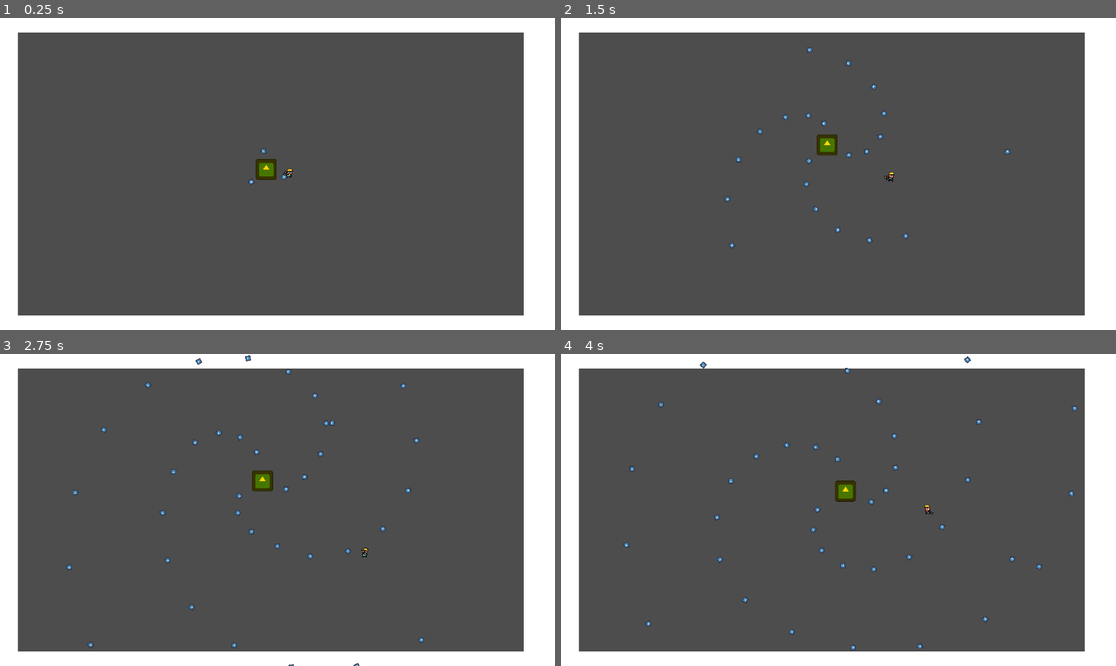
Above: before the commit, frames 1-4 (two rows, left to right).
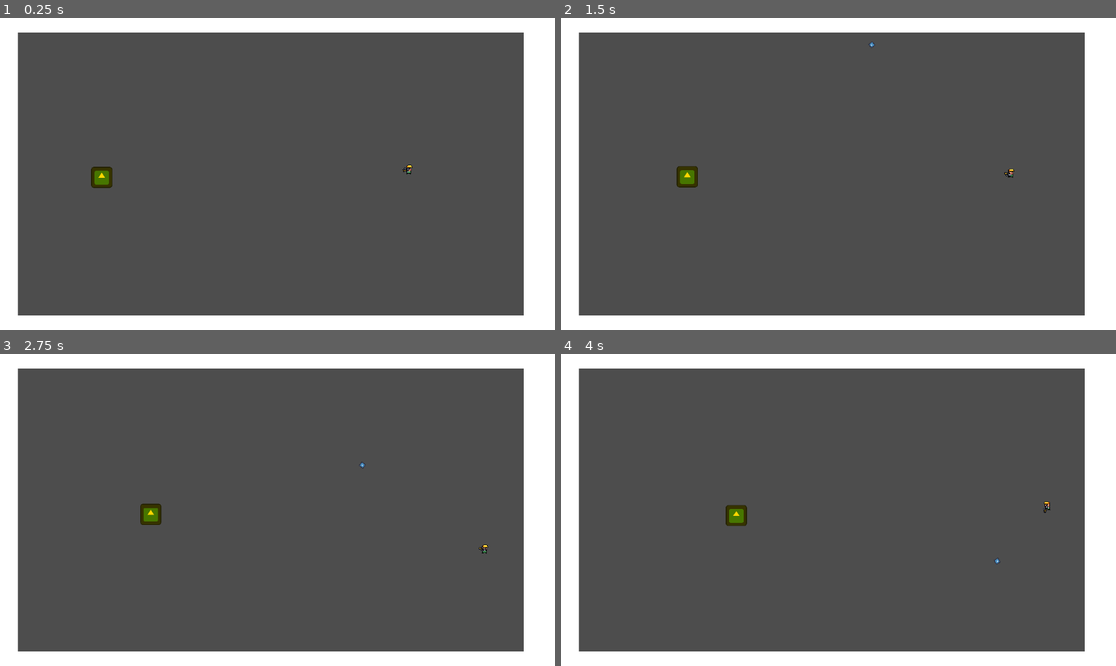
Above: after the commit, the same moments.

Repository: Starlight00-L/Bullet-Hell-Jam-Consequences
Game: Godot game, scene res://src/test_scene.tscn
Two runs of this game, one before a commit and one after it. Both use one fixed random seed, a clock stepped at 60 frames per second and the inputs below. The engine's default icon, where the game draws it, is replaced by a stand-in: a white triangle on a blue panel in a dark square.
Inputs (mouse positions are in pixels of both pictures, inside the frame that each line leads up to):
- Up to frame 1 (0.25 s): no input
- Up to frame 2 (1.5 s): move the mouse to (960, 158) at 0.52 s; press the mouse at (960, 158) at 0.53 s; hold D (Right) 0.53-1.28 s; move the mouse to (727, 189) at 1.27 s; release the mouse at (727, 189) at 1.28 s; hold S (Down) from 1.28 s (still down); click (727, 189) at 1.35 s
- Up to frame 3 (2.75 s): move the mouse to (333, 441) at 2.02 s; release S (Down) at 2.03 s; press the mouse at (333, 441) at 2.03 s; hold D (Right) from 2.03 s (still down)
- Up to frame 4 (4 s): move the mouse to (810, 572) at 2.77 s; release D (Right) at 2.78 s; release the mouse at (810, 572) at 2.78 s; hold W (Up) 2.78-3.53 s; click (810, 572) at 2.85 s; move the mouse to (1005, 556) at 3.52 s; press the mouse at (1005, 556) at 3.53 s; hold A (Left) from 3.53 s (still down)

The runs differ from the first frame. In frame 1, 0.6% of the frame differs, in the area x 16-75%, y 41-55%; in frame 2, 0.8%; in frame 3, 1.0%; in frame 4, 1.0%, in the area x 11-94%, y 0-96%.

Commit message:
Enemy Attack Patterns
Enemy can have different difficulties to its attack pattern and is easily adjustable

Diff:
--- /dev/null
+++ b/Resources/Attack_Pattern.gd
@@ -0,0 +1,33 @@
+class_name Attack_Pattern
+extends Resource
+
+@export var rotate_speed_range : Vector2 = Vector2(-100, 100)
+@export var shooter_timer_wait_time_range : Vector2 = Vector2(0.1, 2)
+@export var fire_point_count_range : Vector2 = Vector2(1, 10)
+@export var bullet_speed_range : Vector2 = Vector2(-10, 10)
+@export var bullet_rotation_range : Vector2 = Vector2(-5, 5)
+@export var bullet_lifetime : float = 10
+
+func get_rotate_speed():
+	var new_rotate_speed = randf_range(rotate_speed_range.x, rotate_speed_range.y)
+	if new_rotate_speed > -10 && new_rotate_speed < 10:
+		new_rotate_speed = rotate_speed_range.y / 2
+	return new_rotate_speed
+
+func get_fire_rate():
+	var new_fire_rate = randf_range(shooter_timer_wait_time_range.x, shooter_timer_wait_time_range.y)
+	return new_fire_rate
+
+func get_fire_points():
+	var new_fire_point_amt = randf_range(fire_point_count_range.x, fire_point_count_range.y)
+	return new_fire_point_amt
+
+func get_bullet_speed():
+	var new_bullet_speed = randf_range(bullet_speed_range.x, bullet_speed_range.y)
+	if new_bullet_speed > -2 && new_bullet_speed < 2:
+		new_bullet_speed = (abs(bullet_speed_range.x) + abs(bullet_speed_range.y)) / 2
+	return new_bullet_speed
+
+func get_bullet_rotation():
+	var new_bullet_rotation = randf_range(bullet_rotation_range.x, bullet_rotation_range.y)
+	return new_bullet_rotation
--- /dev/null
+++ b/Resources/Easy_Attack_Pattern.tres
@@ -0,0 +1,12 @@
+[gd_resource type="Resource" script_class="Attack_Pattern" load_steps=2 format=3 uid="uid://ly1o2sqcnpne"]
+
+[ext_resource type="Script" path="res://Resources/Attack_Pattern.gd" id="1_13yrw"]
+
+[resource]
+script = ExtResource("1_13yrw")
+rotate_speed_range = Vector2(30, 50)
+shooter_timer_wait_time_range = Vector2(1, 2)
+fire_point_count_range = Vector2(1, 3)
+bullet_speed_range = Vector2(2, 3)
+bullet_rotation_range = Vector2(-0.5, 0.5)
+bullet_lifetime = 10.0
--- /dev/null
+++ b/Resources/Extreme_Attack_Pattern.tres
@@ -0,0 +1,12 @@
+[gd_resource type="Resource" script_class="Attack_Pattern" load_steps=2 format=3 uid="uid://011pab8bdprr"]
+
+[ext_resource type="Script" path="res://Resources/Attack_Pattern.gd" id="1_s5l48"]
+
+[resource]
+script = ExtResource("1_s5l48")
+rotate_speed_range = Vector2(-200, 200)
+shooter_timer_wait_time_range = Vector2(0.1, 0.5)
+fire_point_count_range = Vector2(4, 10)
+bullet_speed_range = Vector2(-8, 8)
+bullet_rotation_range = Vector2(-3, 3)
+bullet_lifetime = 20.0
--- /dev/null
+++ b/Resources/Hard_Attack_Pattern.tres
@@ -0,0 +1,12 @@
+[gd_resource type="Resource" script_class="Attack_Pattern" load_steps=2 format=3 uid="uid://vgs7kjm3slrr"]
+
+[ext_resource type="Script" path="res://Resources/Attack_Pattern.gd" id="1_3vy5s"]
+
+[resource]
+script = ExtResource("1_3vy5s")
+rotate_speed_range = Vector2(-100, 100)
+shooter_timer_wait_time_range = Vector2(0.5, 1)
+fire_point_count_range = Vector2(3, 6)
+bullet_speed_range = Vector2(-7, 7)
+bullet_rotation_range = Vector2(-3, 3)
+bullet_lifetime = 15.0
--- /dev/null
+++ b/Resources/Impossible_Attack_Pattern.tres
@@ -0,0 +1,12 @@
+[gd_resource type="Resource" script_class="Attack_Pattern" load_steps=2 format=3 uid="uid://db465qm5px43m"]
+
+[ext_resource type="Script" path="res://Resources/Attack_Pattern.gd" id="1_yam1y"]
+
+[resource]
+script = ExtResource("1_yam1y")
+rotate_speed_range = Vector2(-300, 300)
+shooter_timer_wait_time_range = Vector2(0.1, 0.5)
+fire_point_count_range = Vector2(1, 15)
+bullet_speed_range = Vector2(-10, 10)
+bullet_rotation_range = Vector2(-4, 4)
+bullet_lifetime = 20.0
--- /dev/null
+++ b/Resources/Medium_Attack_Pattern.tres
@@ -0,0 +1,11 @@
+[gd_resource type="Resource" script_class="Attack_Pattern" load_steps=2 format=3 uid="uid://cramlor00b5o4"]
+
+[ext_resource type="Script" path="res://Resources/Attack_Pattern.gd" id="1_14ue0"]
+
+[resource]
+script = ExtResource("1_14ue0")
+rotate_speed_range = Vector2(-100, 100)
+shooter_timer_wait_time_range = Vector2(0.5, 2)
+fire_point_count_range = Vector2(1, 5)
+bullet_speed_range = Vector2(-5, 5)
+bullet_rotation_range = Vector2(-2, 2)
--- /dev/null
+++ b/Resources/Very_Hard_Attack_Pattern.tres
@@ -0,0 +1,12 @@
+[gd_resource type="Resource" script_class="Attack_Pattern" load_steps=2 format=3 uid="uid://bmbp23auqd6yl"]
+
+[ext_resource type="Script" path="res://Resources/Attack_Pattern.gd" id="1_p30kw"]
+
+[resource]
+script = ExtResource("1_p30kw")
+rotate_speed_range = Vector2(-150, 150)
+shooter_timer_wait_time_range = Vector2(0.1, 1)
+fire_point_count_range = Vector2(2, 7)
+bullet_speed_range = Vector2(-5, 8)
+bullet_rotation_range = Vector2(0, 4)
+bullet_lifetime = 20.0
--- a/Scripts/Enemy attack.gd
+++ b/Scripts/Enemy attack.gd
@@ -12,10 +12,24 @@
 @export var bullet_speed : float = 5
 @export var bullet_rotation : float = 0
 
-var lock_rotation : bool = false
-var counter : int = 0
+@export var attack_pattern_stats : Attack_Pattern
+@export var randomize_attack : bool = false
 
-func _ready():
+func _process(delta):
+	var new_rotation = rotator.rotation_degrees + rotate_speed * delta
+	rotator.rotation_degrees = fmod(new_rotation, 360)
+
+func randomize_stats():
+	if !randomize_attack:
+		return
+
+	rotate_speed = attack_pattern_stats.get_rotate_speed()
+	shooter_timer_wait_time = attack_pattern_stats.get_fire_rate()
+	fire_point_count = attack_pattern_stats.get_fire_points()
+	bullet_speed = attack_pattern_stats.get_bullet_speed()
+	bullet_rotation = attack_pattern_stats.get_bullet_rotation()
+
+func set_up_attack():
 	var step = 2 * PI / fire_point_count
 
 	for i in range(fire_point_count):
@@ -26,14 +40,6 @@
 		rotator.add_child(spawn_point)
 
 	shoot_timer.wait_time = shooter_timer_wait_time
-	shoot_timer.start()
-
-func _process(delta):
-	if lock_rotation:
-		return
-
-	var new_rotation = rotator.rotation_degrees + rotate_speed * delta
-	rotator.rotation_degrees = fmod(new_rotation, 360)
 
 func shoot():
 	for s in rotator.get_children():
@@ -45,7 +51,7 @@
 
 		new_bullet.speed = bullet_speed
 		new_bullet.rot_speed = bullet_rotation
-
+		new_bullet.lifetime = 10
 		get_parent().get_parent().add_child(new_bullet)
 
 
--- a/Scripts/enemy_ai.gd
+++ b/Scripts/enemy_ai.gd
@@ -4,11 +4,27 @@
 @onready var movement_controller = $"Enemy movement"
 @onready var health_controller = $"Health Manager"
 @onready var attack_controller = $"Enemy attack"
-@export var player : Node2D#refference to the player
+
+@export var attack_pattern : Attack_Pattern
+
+var player : Node2D
 
 func _ready():
 	player = get_parent().get_node("Player")
+	attack_controller.attack_pattern_stats = attack_pattern
+	attack_controller.randomize_stats()
+	attack_controller.set_up_attack()
 
 func _process(_delta):
 	if player != null:
 		movement_controller.set_move_dir(player.position)
+
+
+func _on_attack_range_area_entered(area):
+	if area.is_in_group("Player"):
+		attack_controller.shoot_timer.start()
+
+
+func _on_attack_range_area_exited(area):
+	if area.is_in_group("Player"):
+		attack_controller.shoot_timer.stop()
--- a/src/enemy.tscn
+++ b/src/enemy.tscn
@@ -1,7 +1,8 @@
-[gd_scene load_steps=11 format=3 uid="uid://di260psrcuejc"]
+[gd_scene load_steps=12 format=3 uid="uid://di260psrcuejc"]
 
 [ext_resource type="Script" path="res://Scripts/enemy_ai.gd" id="1_8tuet"]
 [ext_resource type="Texture2D" uid="uid://cucc5hgxj4n7v" path="res://icon.svg" id="1_nvu6w"]
+[ext_resource type="Resource" uid="uid://ly1o2sqcnpne" path="res://Resources/Easy_Attack_Pattern.tres" id="2_bsl1h"]
 [ext_resource type="Script" path="res://Scripts/enemy_movement.gd" id="3_irq2s"]
 [ext_resource type="Script" path="res://Scripts/Health Manager.gd" id="3_msew2"]
 [ext_resource type="Script" path="res://Scripts/Enemy attack.gd" id="4_5bbuq"]
@@ -13,7 +14,7 @@
 radius = 52.8867
 
 [sub_resource type="CircleShape2D" id="CircleShape2D_osy01"]
-radius = 631.134
+radius = 817.296
 
 [sub_resource type="CircleShape2D" id="CircleShape2D_r6vvu"]
 radius = 696.93
@@ -24,6 +25,7 @@
 [node name="Enemy" type="CharacterBody2D" groups=["Enemy"]]
 motion_mode = 1
 script = ExtResource("1_8tuet")
+attack_pattern = ExtResource("2_bsl1h")
 
 [node name="Enemy Sprite" type="Sprite2D" parent="."]
 modulate = Color(1, 0.840672, 0, 1)
@@ -48,6 +50,8 @@
 script = ExtResource("4_5bbuq")
 fire_point_count = 3
 radius = 100.0
+attack_pattern_stats = ExtResource("2_bsl1h")
+randomize_attack = true
 
 [node name="Shoot" type="Timer" parent="Enemy attack"]
 
@@ -186,6 +190,8 @@
 one_shot = true
 
 [connection signal="timeout" from="Enemy attack/Shoot" to="Enemy attack" method="_on_shoot_timeout"]
+[connection signal="area_entered" from="Attack Range" to="." method="_on_attack_range_area_entered"]
+[connection signal="area_exited" from="Attack Range" to="." method="_on_attack_range_area_exited"]
 [connection signal="area_exited" from="Chase Range" to="Enemy movement" method="_on_chase_range_area_exited"]
 [connection signal="area_entered" from="Stop Range" to="Enemy movement" method="_on_stop_range_area_entered"]
 [connection signal="timeout" from="Move Timer" to="Enemy movement" method="_on_move_timer_timeout"]
--- a/src/player.tscn
+++ b/src/player.tscn
@@ -112,6 +112,7 @@
 
 [node name="Health Manager" type="Node" parent="."]
 script = ExtResource("5_xw2vi")
+max_health = 20
 
 [node name="AnimationPlayer" type="AnimationPlayer" parent="."]
 libraries = {
--- a/src/test_scene.tscn
+++ b/src/test_scene.tscn
@@ -14,6 +14,7 @@
 [node name="Test Scene" type="Node2D"]
 
 [node name="Enemy" parent="." instance=ExtResource("1_0qfx1")]
+position = Vector2(-1098, 21)
 
 [node name="Camera2D" type="Camera2D" parent="."]
 zoom = Vector2(0.34, 0.34)
@@ -83,3 +84,4 @@
 shape = SubResource("RectangleShape2D_0yu8g")
 
 [node name="Player" parent="." instance=ExtResource("2_ljytq")]
+position = Vector2(800, -22)
